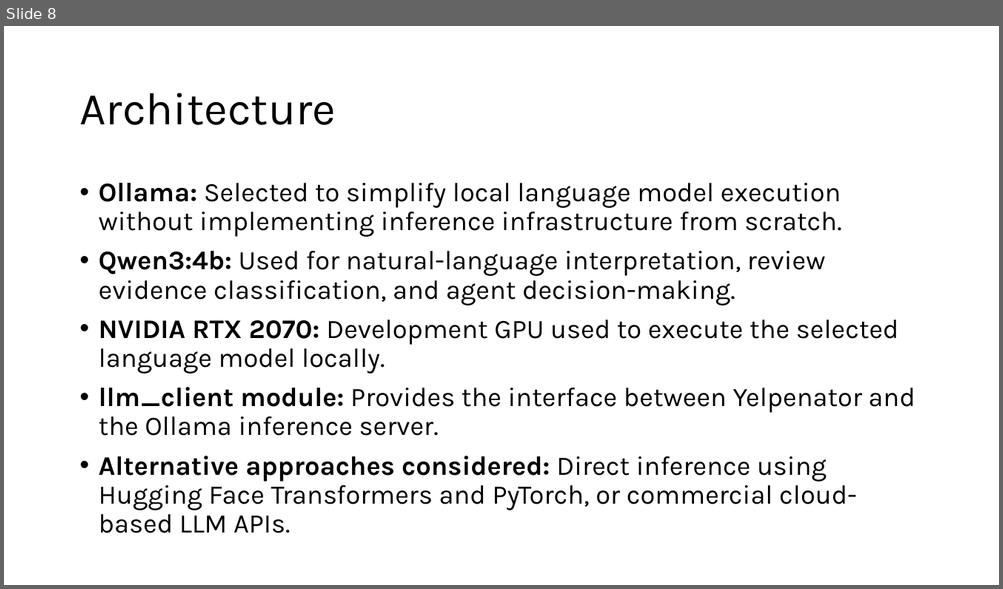
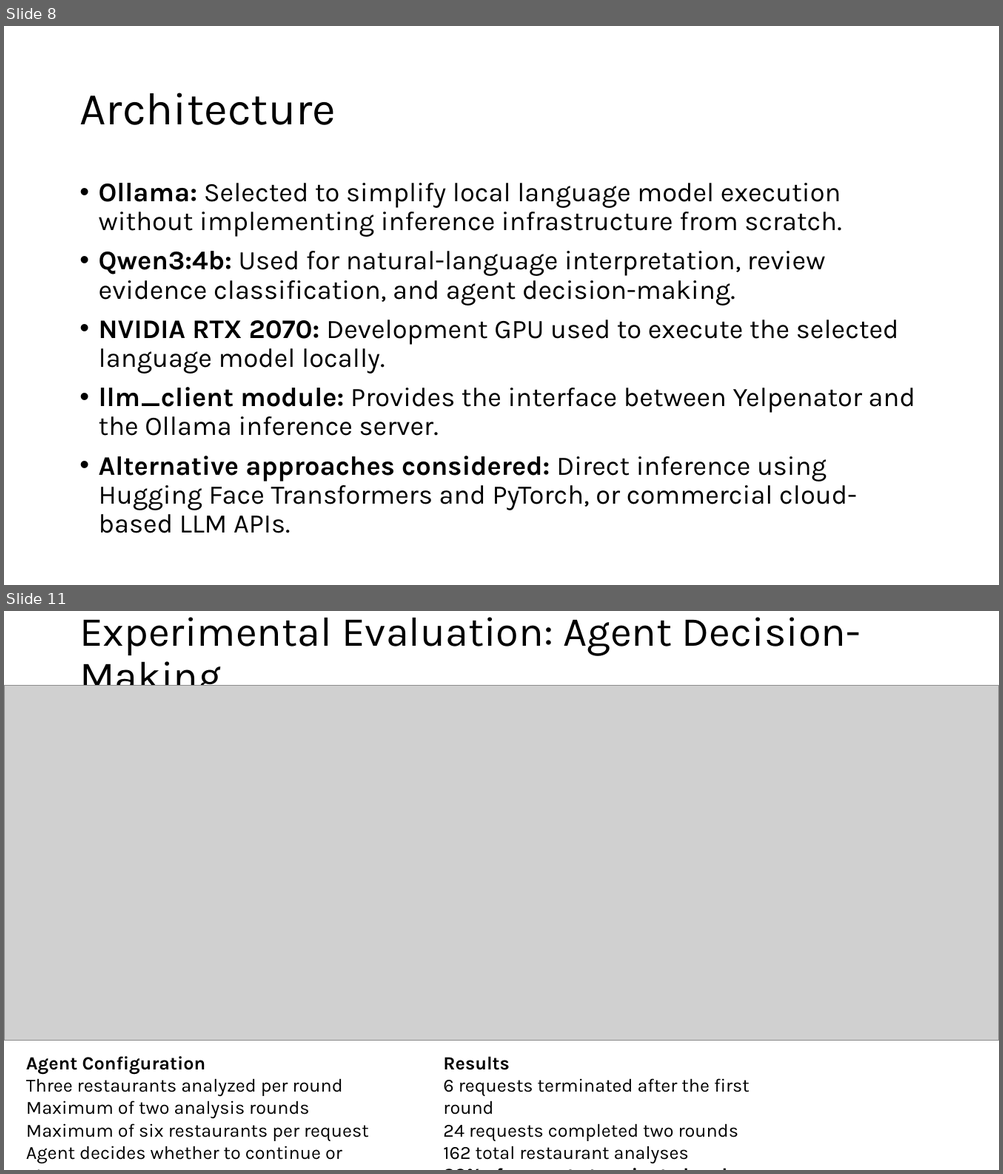
Before and after one commit to behar43/CAP6938_AI_Knowledge_Systems_Final_Project, a slide deck: ben_prishtina_yelpenator_presentation.pptx. Shown one above the other, each under a label of ours: slide 8 before the commit, slides 8 and 11 after it; the slides between them are not shown. The pictures are 1003x589 and 1003x1174 pixels, drawn with LibreOffice and Linux fonts; fonts in the diff are those of the drawing; grey boxes stand for pictures; background and template pictures are left out. Boxes give left, top, right and bottom in pixels: in the first picture for what was removed or moved away, otherwise in the second. Text is boxed around its words. In the diff, an @@ line names an element or a change of style, - is before the commit and + after.

```diff
--- a/ben_prishtina_yelpenator_presentation.pptx
+++ b/ben_prishtina_yelpenator_presentation.pptx
@@ slide 11 added at bbox=[4, 611, 999, 1170], background picture (left out) @@
@@ title added at bbox=[79, 617, 860, 701], 40 pt, text #000000 @@
+Experimental Evaluation: Agent Decision-Making
@@ picture added at bbox=[4, 686, 999, 1041] @@
@@ text added at bbox=[26, 1056, 369, 1164], 18 pt, text #000000 @@
+Agent Configuration
+Three restaurants analyzed per round
+Maximum of two analysis rounds
+Maximum of six restaurants per request
+Agent decides whether to continue or stop
@@ text added at bbox=[443, 1056, 749, 1164], 18 pt, text #000000 @@
+Results
+6 requests terminated after the first round
+24 requests completed two rounds
+162 total restaurant analyses
+20% of requests terminated early
```
Also in this commit, not shown: 5 other slides added, 1 slide removed, 1 other file.
